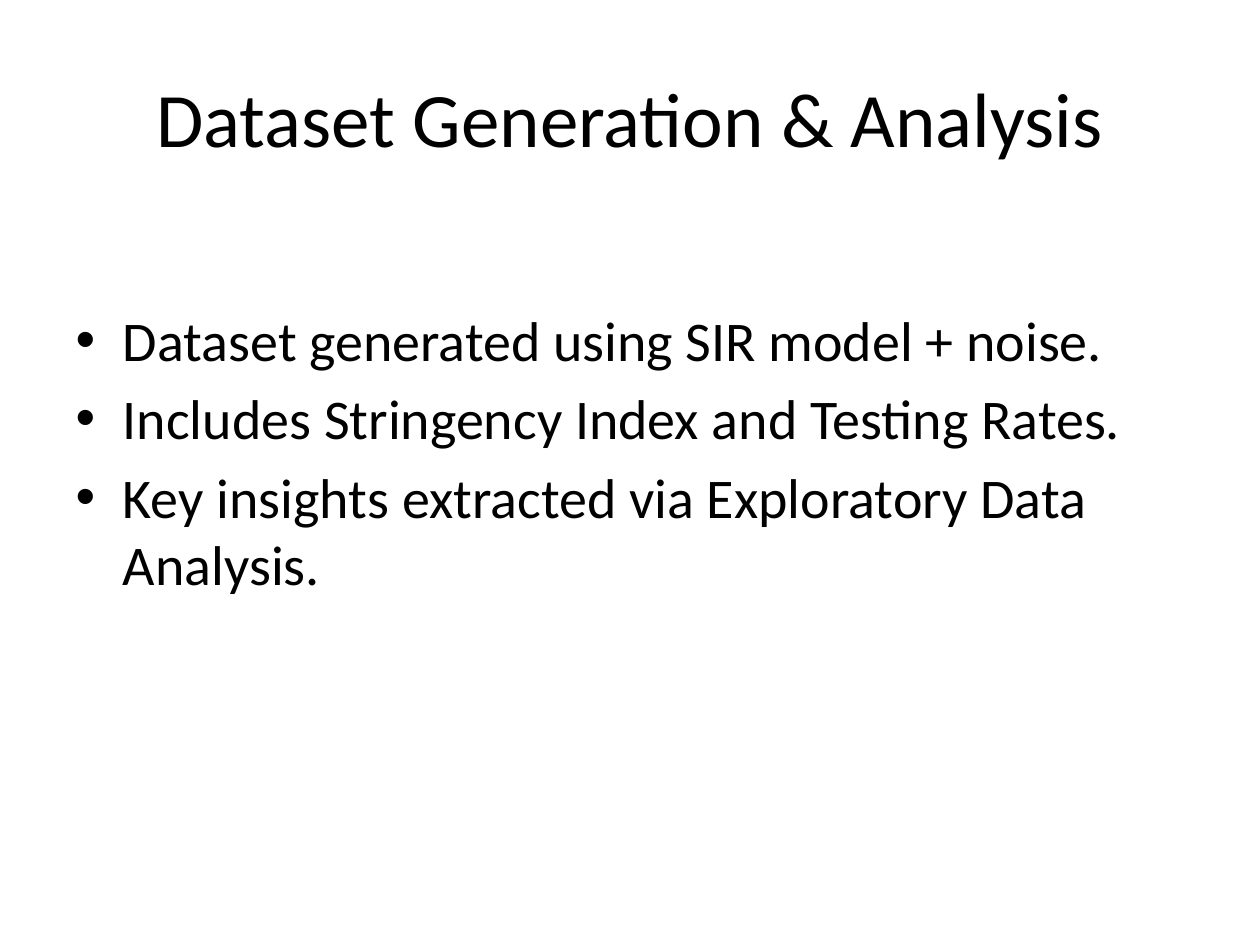
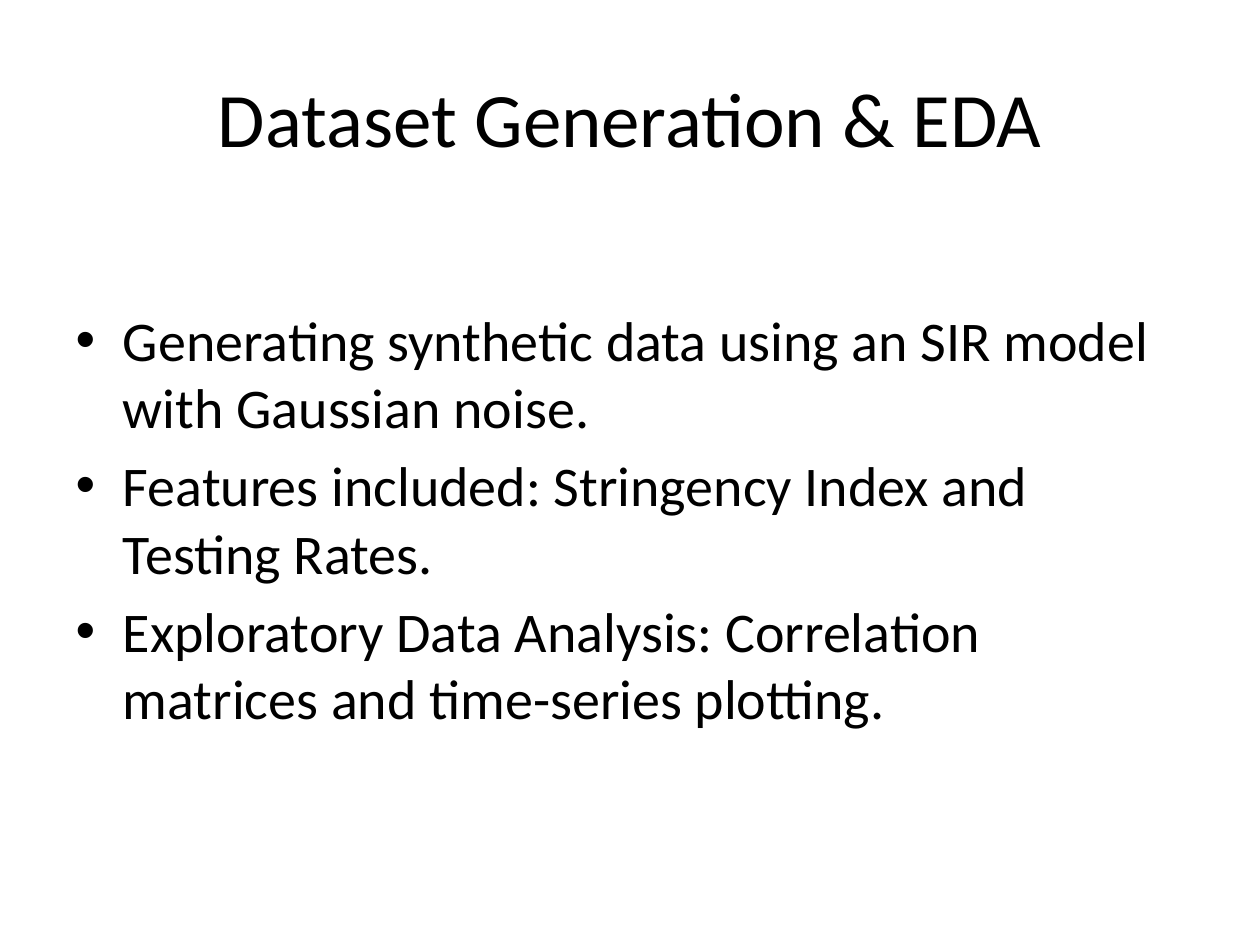
Before and after one commit to Huzyefahwasim/Disease-spread-, a slide deck: slide 5 of docs/Presentation_Slides.pptx (slide 3 before the commit). Drawn at 1260x945 pixels with LibreOffice and Linux fonts; fonts in the diff are those of the drawing. Boxes give left, top, right and bottom in pixels: in the first picture for what was removed or moved away, otherwise in the second. Text is boxed around its words. In the diff, an @@ line names an element or a change of style, - is before the commit and + after.

```diff
--- a/docs/Presentation_Slides.pptx
+++ b/docs/Presentation_Slides.pptx
@@ title at (x1=218, y1=93, x2=1041, y2=148): text changed @@
-Dataset Generation & Analysis
+Dataset Generation & EDA
@@ text at (x1=123, y1=322, x2=1148, y2=729): text changed @@
-• Dataset generated using SIR model + noise.
-• Includes Stringency Index and Testing Rates.
-• Key insights extracted via Exploratory Data Analysis.
+• Generating synthetic data using an SIR model with Gaussian noise.
+• Features included: Stringency Index and Testing Rates.
+• Exploratory Data Analysis: Correlation matrices and time-series plotting.
```
Also in this commit, not shown: 4 other slides changed, 6 slides added, 1 slide removed.
